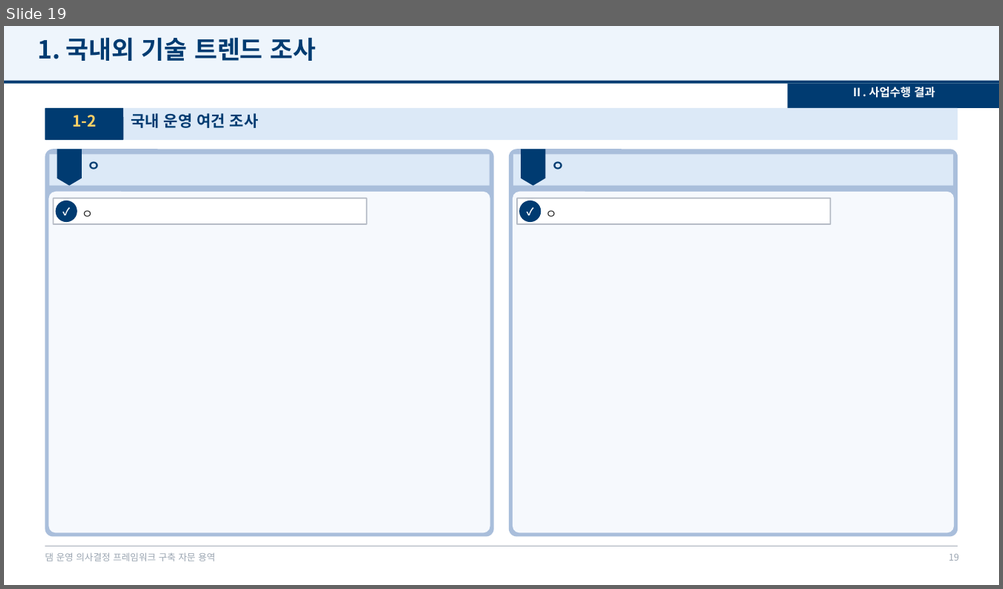
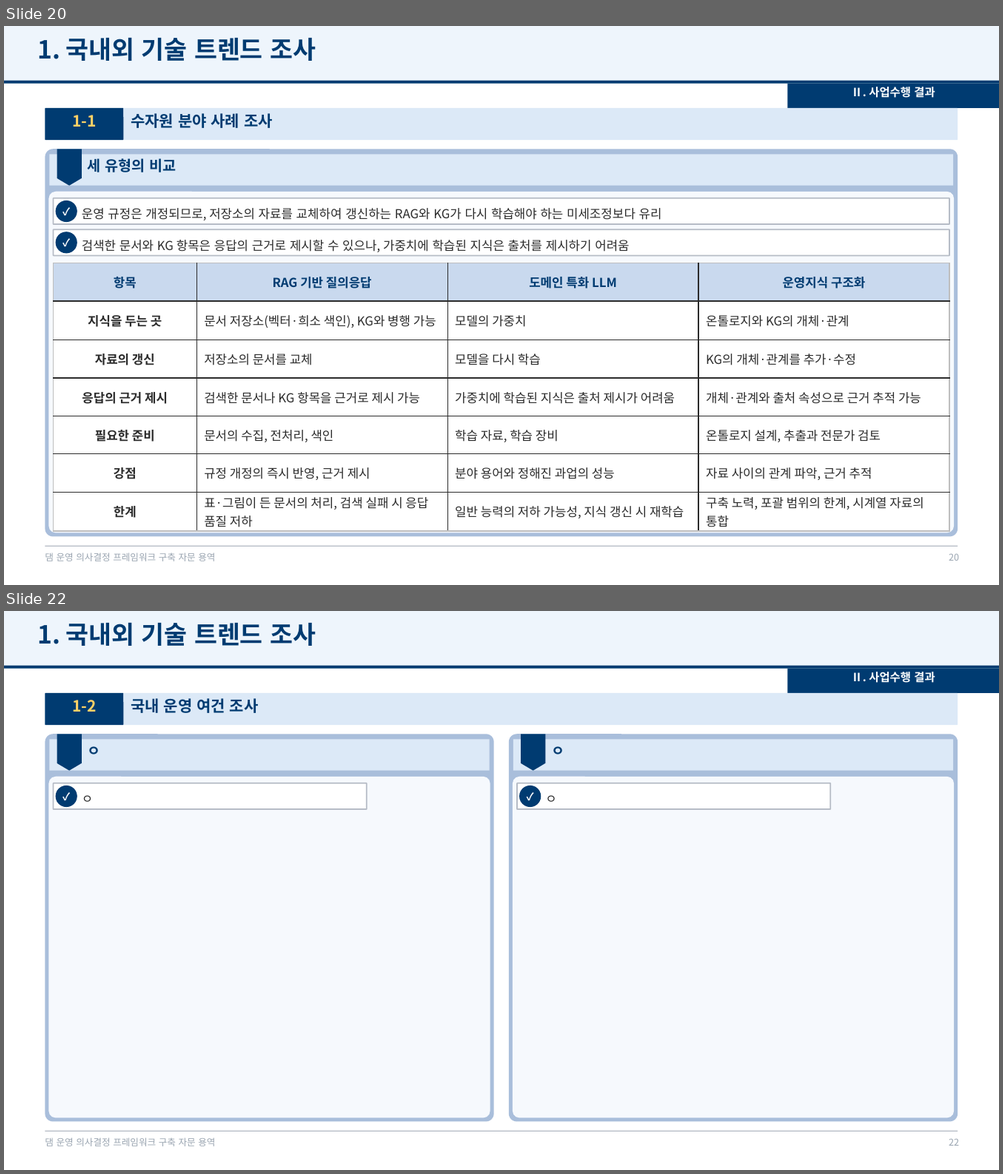
Before and after one commit to mkm1119/KGRAG-LLM, a slide deck: project_khnp/2026.12.09_최종보고회_발표자료_템플릿.pptx. Shown one above the other, each under a label of ours: slide 19 before the commit, slides 20 and 22 after it; the slides between them are not shown. The pictures are 1003x589 and 1003x1174 pixels, drawn with LibreOffice and Linux fonts; fonts in the diff are those of the drawing; background and template pictures are left out. Boxes give left, top, right and bottom in pixels: in the first picture for what was removed or moved away, otherwise in the second. Text is boxed around its words. In the diff, an @@ line names an element or a change of style, - is before the commit and + after.

```diff
--- a/project_khnp/2026.12.09_최종보고회_발표자료_템플릿.pptx
+++ b/project_khnp/2026.12.09_최종보고회_발표자료_템플릿.pptx
@@ slide 20 added at [4, 26, 999, 585], background #FFFFFF; not listed: 4 template elements that a slide beside it also shows @@
@@ text added at [37, 37, 316, 61], 24 pt, text #003B71, bold @@
+1. 국내외 기술 트렌드 조사
@@ rectangle added at [788, 84, 999, 108], fill #003B71 @@
@@ text added at [851, 87, 934, 98], 11 pt, text #FFFFFF, bold @@
+Ⅱ. 사업수행 결과
@@ rounded rectangle added at [45, 108, 958, 140], fill #DCE9F7 @@
@@ rounded rectangle added at [45, 108, 123, 140], fill #003B71 @@
@@ text added at [131, 113, 273, 128], 15 pt, text #003B71, bold @@
+수자원 분야 사례 조사
@@ text added at [72, 115, 96, 127], 15 pt, text #FFD166, bold @@
+1-1
@@ rounded rectangle added at [45, 149, 958, 537], fill #A9BEDB @@
@@ rectangle added at [50, 154, 953, 186], fill #DCE9F7 @@
@@ flow chart offpage connector added at [57, 149, 82, 186], fill #003B71 @@
@@ text added at [88, 158, 176, 173], 14 pt, text #003B71, bold @@
+세 유형의 비교
@@ rounded rectangle added at [48, 192, 954, 534], fill #F6F9FD @@
@@ rounded rectangle added at [54, 198, 949, 224], fill #FFFFFF, outline #B6BCC6 1.25 pt @@
@@ ellipse added at [56, 201, 77, 222], fill #003B71 @@
@@ text added at [56, 201, 77, 222], 10 pt, text #FFFFFF, bold @@
+✓
@@ text added at [82, 208, 662, 221], 12 pt, text #2B2B2B @@
+운영 규정은 개정되므로, 저장소의 자료를 교체하여 갱신하는 RAG와 KG가 다시 학습해야 하는 미세조정보다 유리
@@ rounded rectangle added at [54, 230, 949, 256], fill #FFFFFF, outline #B6BCC6 1.25 pt @@
@@ ellipse added at [56, 232, 77, 254], fill #003B71 @@
@@ text added at [56, 232, 77, 254], 10 pt, text #FFFFFF, bold @@
+✓
@@ text added at [82, 240, 629, 252], 12 pt, text #2B2B2B @@
+검색한 문서와 KG 항목은 응답의 근거로 제시할 수 있으나, 가중치에 학습된 지식은 출처를 제시하기 어려움
@@ table added at [54, 264, 948, 531], 7 rows, 4 columns @@
+항목 | RAG 기반 질의응답 | 도메인 특화 LLM | 운영지식 구조화
+지식을 두는 곳 | 문서 저장소(벡터·희소 색인), KG와 병행 가능 | 모델의 가중치 | 온톨로지와 KG의 개체·관계
+자료의 갱신 | 저장소의 문서를 교체 | 모델을 다시 학습 | KG의 개체·관계를 추가·수정
+응답의 근거 제시 | 검색한 문서나 KG 항목을 근거로 제시 가능 | 가중치에 학습된 지식은 출처 제시가 어려움 | 개체·관계와 출처 속성으로 근거 추적 가능
+필요한 준비 | 문서의 수집, 전처리, 색인 | 학습 자료, 학습 장비 | 온톨로지 설계, 추출과 전문가 검토
+강점 | 규정 개정의 즉시 반영, 근거 제시 | 분야 용어와 정해진 과업의 성능 | 자료 사이의 관계 파악, 근거 추적
+한계 | 표·그림이 든 문서의 처리, 검색 실패 시 응답 품질 저하 | 일반 능력의 저하 가능성, 지식 갱신 시 재학습 | 구축 노력, 포괄 범위의 한계, 시계열 자료의 통합
@@ page number added at [948, 554, 959, 561], 9 pt, text #9AA5B1 @@
+20
@@ what was slide 19 is now slide 22 @@
@@ page number at [948, 1139, 959, 1146]: text changed @@
-19
+22
```
Also in this commit, not shown: 9 slides changed, 2 other slides added, 13 other files.
